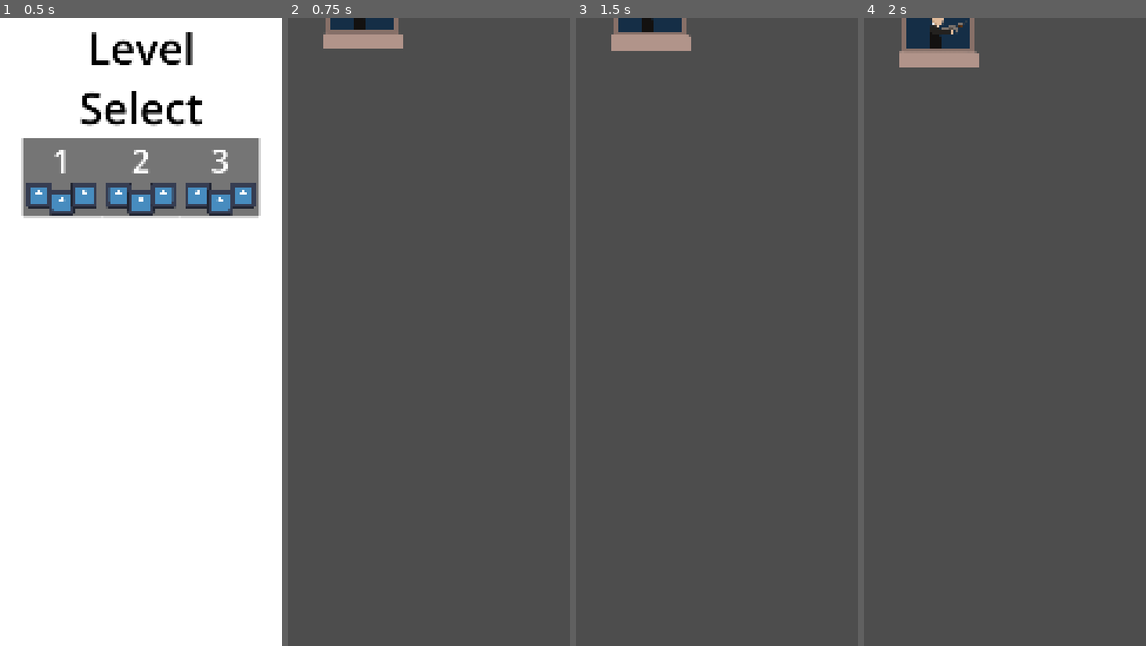
Above: before the commit, frames 1-4 (left to right).
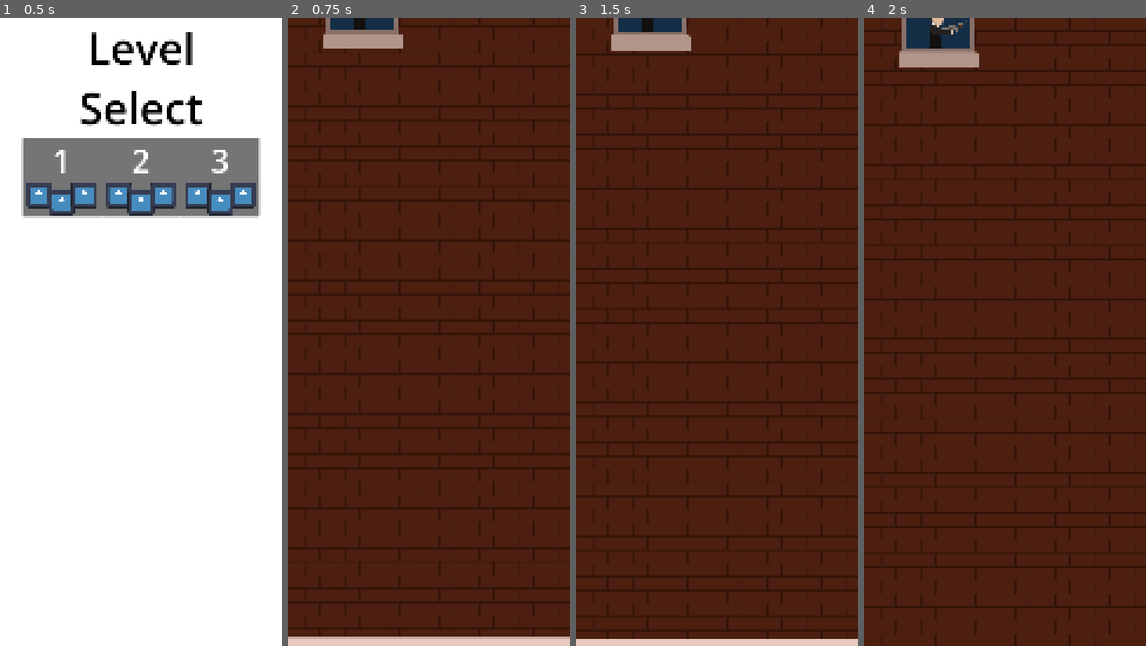
Above: after the commit, the same moments.

Repository: KaratePikachu/egg-drop
Game: Godot game, scene res://ui/main_menu/main_menu.tscn
Same seed, same stepped clock (60 frames per second), same inputs: the game is played once before the commit and once after it. The project has no main scene, so this scene is started directly. The engine's default icon, where the game draws it, is replaced by a stand-in: a white triangle on a blue panel in a dark square.
Inputs (mouse positions are in pixels of both pictures, inside the frame that each line leads up to):
- Up to frame 1 (0.5 s): no input
- Up to frame 2 (0.75 s): click "Start" at 0.5 s
- Up to frame 3 (1.5 s): tap Enter at 1.25 s; move the mouse to (779, 300) at 1.27 s; hold S (right_bomb) from 1.28 s (still down); tap T (bottom_bomb) at 1.35 s
- Up to frame 4 (2 s): keep holding S (right_bomb)

Frame 1 is identical in both runs. In frame 2, 99% of the frame differs, in the area x 0-100%, y 0-100%; in frame 3, 99%; in frame 4, 98%.

Commit message:
Update level.tscn

Diff:
--- a/level/level.tscn
+++ b/level/level.tscn
@@ -5,14 +5,24 @@
 [ext_resource type="PackedScene" uid="uid://cvv8xnyxwur3o" path="res://egg/egg.tscn" id="2_ktfr2"]
 [ext_resource type="PackedScene" uid="uid://b4gxj00g4y8o4" path="res://egg/dummy_egg.tscn" id="2_vkbyq"]
 [ext_resource type="PackedScene" uid="uid://b86ir38reinvl" path="res://ui/level_end/level_end.tscn" id="3_44x8d"]
-[ext_resource type="Texture2D" uid="uid://cvbm652v6jwfp" path="res://test/ruler-icon-28.png" id="3_qohg2"]
+[ext_resource type="Texture2D" uid="uid://bgp4wj4ips88u" path="res://assets/JamfestFall2027Art/JamfestFall2027Art/BrickBGTileArt.png" id="6_0v1st"]
 [ext_resource type="AudioStream" uid="uid://bajbi2k7gnb12" path="res://assets/music/egg theme.ogg" id="6_44x8d"]
+[ext_resource type="Texture2D" uid="uid://dqdkytms3lftm" path="res://assets/JamfestFall2027Art/JamfestFall2027Art/ConcreteTileMiddleArt.png" id="7_6gtgk"]
+[ext_resource type="Texture2D" uid="uid://ds1v5qqdajjvx" path="res://assets/StudentBodyArt.png" id="9_cw150"]
+[ext_resource type="Texture2D" uid="uid://ddncc2hafs5cx" path="res://assets/StudentArmsArt.png" id="10_xii2b"]
 
 [sub_resource type="RectangleShape2D" id="RectangleShape2D_r4td4"]
 size = Vector2(4696, 208)
 
 [sub_resource type="RectangleShape2D" id="RectangleShape2D_5gx2l"]
 size = Vector2(4376, 87)
+
+[sub_resource type="Gradient" id="Gradient_cw150"]
+offsets = PackedFloat32Array(0)
+colors = PackedColorArray(0, 0, 1, 1)
+
+[sub_resource type="GradientTexture2D" id="GradientTexture2D_sita2"]
+gradient = SubResource("Gradient_cw150")
 
 [node name="Level" type="Node2D" unique_id=1976594912 node_paths=PackedStringArray("win_floor")]
 script = ExtResource("1_7lnir")
@@ -21,7 +31,7 @@
 end_screen = ExtResource("3_44x8d")
 
 [node name="DummyEgg" parent="." unique_id=1402220803 instance=ExtResource("2_vkbyq")]
-position = Vector2(500, 300)
+position = Vector2(487, 677.49976)
 
 [node name="Camera2D" type="Camera2D" parent="." unique_id=380594531]
 position = Vector2(540, 3000)
@@ -52,14 +62,49 @@
 position = Vector2(540, -43.5)
 shape = SubResource("RectangleShape2D_5gx2l")
 
-[node name="Sprite2D" type="Sprite2D" parent="." unique_id=719334636]
-position = Vector2(1116, 1264)
-scale = Vector2(5.015625, 5.015625)
-texture = ExtResource("3_qohg2")
+[node name="Concrete2" type="Sprite2D" parent="WinFloor" unique_id=663939093]
+z_index = -1
+position = Vector2(532, 139)
+scale = Vector2(10.773437, 0.9609376)
+texture = ExtResource("7_6gtgk")
 
 [node name="AudioStreamPlayer" type="AudioStreamPlayer" parent="." unique_id=321153488]
 stream = ExtResource("6_44x8d")
 autoplay = true
 parameters/looping = true
 
+[node name="Parallax2D" type="Parallax2D" parent="." unique_id=923166385]
+z_index = -2
+repeat_size = Vector2(256, 256)
+repeat_times = 400
+ignore_camera_scroll = true
+
+[node name="Brick" type="Sprite2D" parent="Parallax2D" unique_id=1760116541]
+z_index = -5
+position = Vector2(-248, 50000)
+texture = ExtResource("6_0v1st")
+
+[node name="Concrete" type="Sprite2D" parent="." unique_id=976776791]
+z_index = -1
+position = Vector2(531.99994, 821)
+scale = Vector2(10.773437, 0.9609376)
+texture = ExtResource("7_6gtgk")
+
+[node name="StudentBodyArt" type="Sprite2D" parent="." unique_id=1271386608]
+z_index = -2
+position = Vector2(542, 310.5)
+scale = Vector2(5.3398438, 5.029297)
+texture = ExtResource("9_cw150")
+
+[node name="StudentArmsArt" type="Sprite2D" parent="." unique_id=2040328053]
+position = Vector2(527, 340.49976)
+scale = Vector2(4.0234375, 3.9257813)
+texture = ExtResource("10_xii2b")
+
+[node name="Sprite2D" type="Sprite2D" parent="." unique_id=967029778]
+z_index = -3
+position = Vector2(521, 343)
+scale = Vector2(43.0625, 11.71875)
+texture = SubResource("GradientTexture2D_sita2")
+
 [connection signal="body_entered" from="WinFloor/WinArea" to="." method="_on_win_area_body_entered"]
